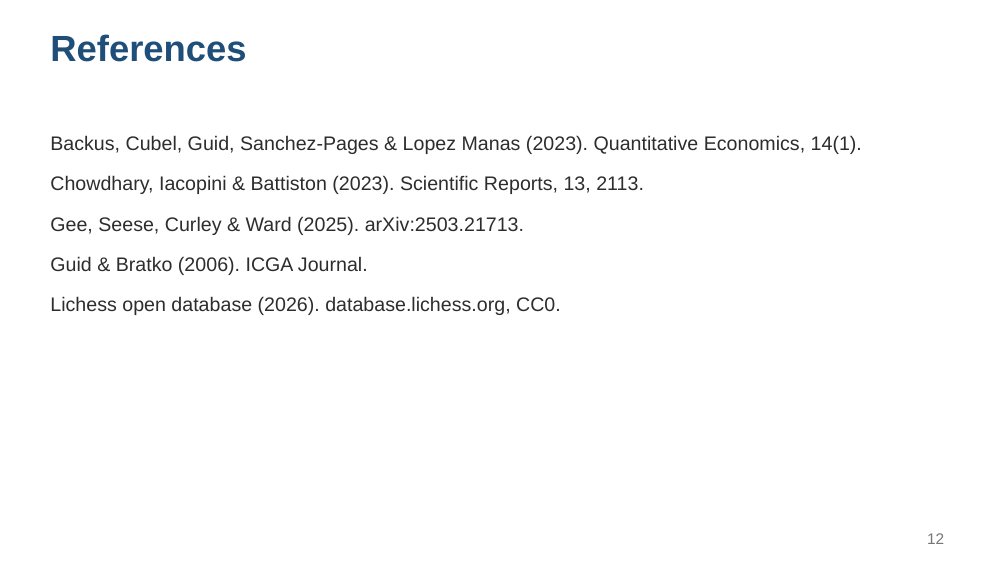
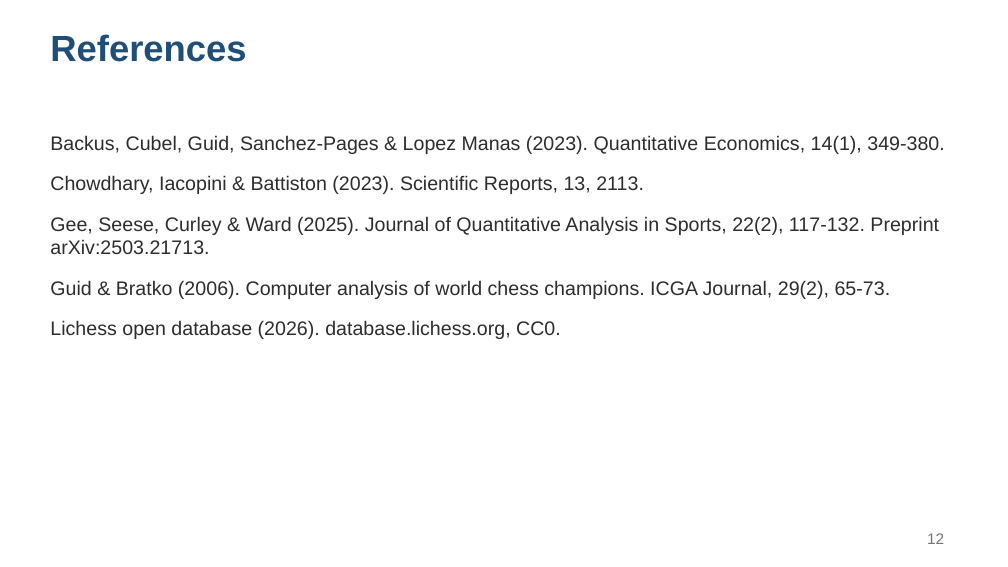
Before and after one commit to KaranaGulati/ContinuedLearningResearch, a slide deck: slide 12 of slides/proposal-presentation.pptx. Drawn at 1008x567 pixels with LibreOffice and Linux fonts; fonts in the diff are those of the drawing. Boxes give left, top, right and bottom in pixels: in the first picture for what was removed or moved away, otherwise in the second. Text is boxed around its words. In the diff, an @@ line names an element or a change of style, - is before the commit and + after.

```diff
--- a/slides/proposal-presentation.pptx
+++ b/slides/proposal-presentation.pptx
@@ text at box(50, 135, 944, 154): text changed @@
-Backus, Cubel, Guid, Sanchez-Pages & Lopez Manas (2023). Quantitative Economics, 14(1).
+Backus, Cubel, Guid, Sanchez-Pages & Lopez Manas (2023). Quantitative Economics, 14(1), 349-380.
@@ text at box(50, 216, 939, 299): text changed @@
-Gee, Seese, Curley & Ward (2025). arXiv:2503.21713.
-Guid & Bratko (2006). ICGA Journal.
+Gee, Seese, Curley & Ward (2025). Journal of Quantitative Analysis in Sports, 22(2), 117-132. Preprint arXiv:2503.21713.
+Guid & Bratko (2006). Computer analysis of world chess champions. ICGA Journal, 29(2), 65-73.
```
Also in this commit, not shown: 7 other files.
